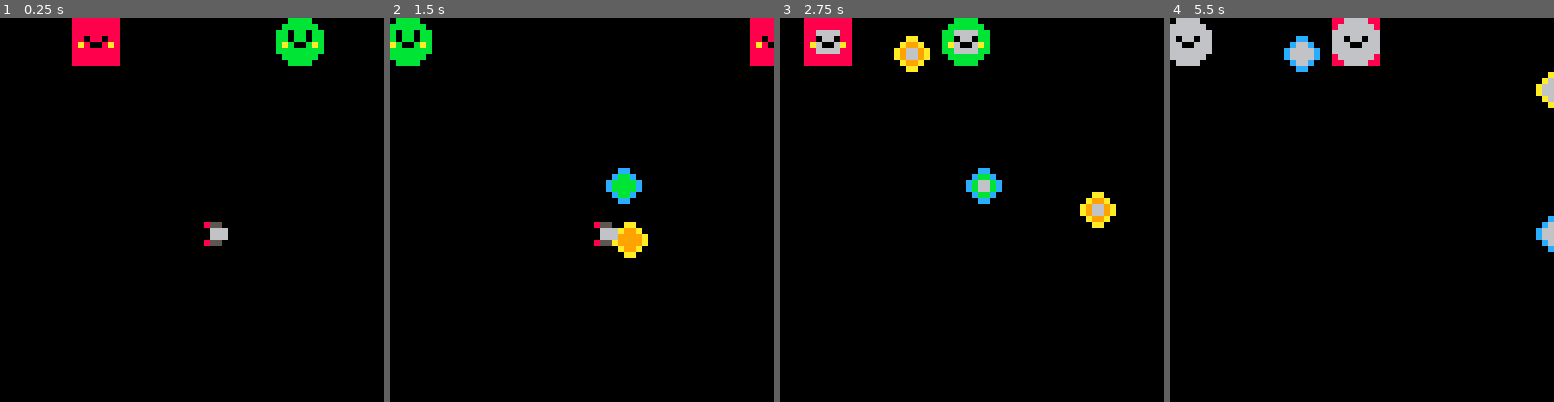
Above: before the commit, frames 1-4 (left to right).
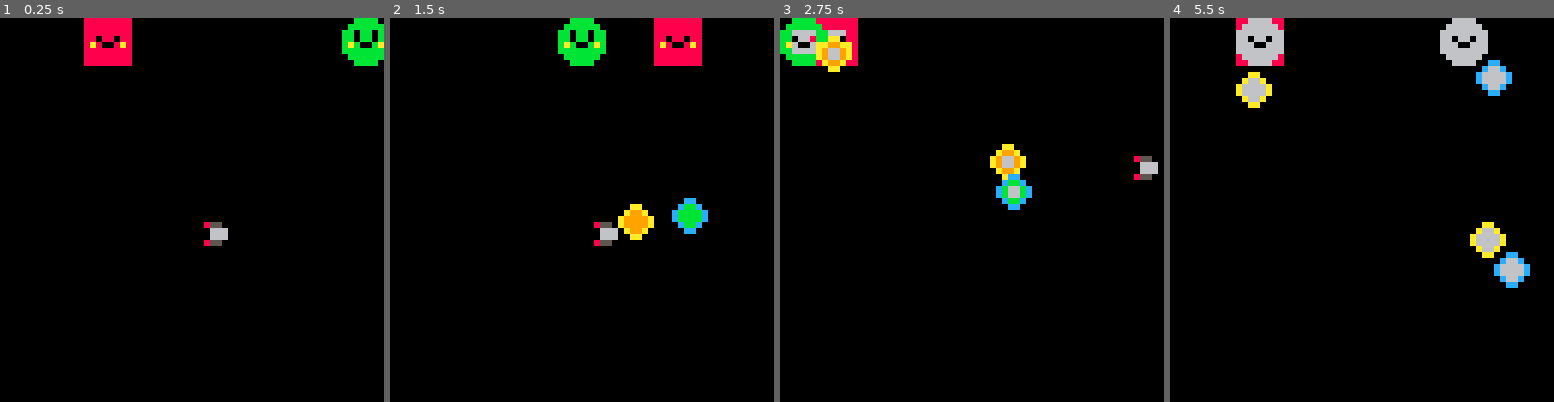
Above: after the commit, the same moments.

Repository: matheusmortatti/LOWREZJAM2020
Game: PICO-8 cartridge template.p8
Two runs of this game, one before a commit and one after it. Both use one fixed random seed, a clock stepped at 60 frames per second and the inputs below.
Inputs:
- Up to frame 1 (0.25 s): no input
- Up to frame 2 (1.5 s): tap X (X key) at 0.33, 1.07 s; tap O (Z key) at 0.7 s
- Up to frame 3 (2.75 s): hold Right 1.6-2.1 s; tap O (Z key) at 1.7, 2.1, 2.5 s; tap X (X key) at 1.85 s; hold Up 2.15-2.42 s; hold Right from 2.47 s (still down)
- Up to frame 4 (5.5 s): tap O (Z key) every 0.4 s from 2.9 to 5.3 s; tap X (X key) at 2.97, 4.08, 5.2 s; release Right at 3.03 s; hold Left 3.08-3.58 s; hold Down 3.63-3.97 s; hold Right 4.02-4.68 s; hold Up 4.73-5.03 s; hold Left from 5.08 s (still down)

The runs differ from the first frame. In frame 1, 3.1% of the frame differs, in the area x 18-100%, y 0-13%; in frame 2, 6.5%; in frame 3, 6.2%; in frame 4, 8.7%, in the area x 0-100%, y 0-71%.

Commit message:
Add wave system

Diff:
--- a/template.p8
+++ b/template.p8
@@ -669,6 +669,19 @@
     p_draw_all()
 
     handle_camera()
+end
+
+-------------------------------
+-- event
+-------------------------------
+
+event = object:extend{
+	origin=nil,
+	call=nil
+}
+
+function event:exec()
+	self.call(self.origin)
 end
 
 -------------------------------
@@ -867,19 +880,65 @@
 function changeable:ignoreoverlay(c, x, y, sx, sy)
 		return c==0
 end
+
+
 -------------------------------
 -- entity: spawner
 -------------------------------
 
 spawner=entity:extend({
-				reloadtime=10,
-    t=0,
-    player=nil
+			wave=1,
+			enemycount=0,
+			friendcount=0
 })
 
 function spawner:init()
-		e_add(enemy{pos=v(0,0), speed=rnd(2), vel=v(1,0), player=p})
-		e_add(friend{pos=v(56,0), speed=rnd(2), vel=v(-1,0), player=p})
+		self:beginwave()
+end
+
+function spawner:update()
+		if self.enemycount==0 then
+				self:nextwave()
+		elseif self.friendcount==0
+				and self.player.level==1 then
+				self:nextwave()
+		end
+end
+
+function spawner:nextwave()
+		self.wave+=1
+		self:beginwave()
+end
+
+function spawner:beginwave()
+		for _,elem in pairs(waves[self.wave]) do
+				e=elem.class:extend(elem.data){}
+				e.player=self.player
+				if e.bullet then
+						if e.bullet.dmg>0 then
+								self.enemycount+=1
+								e.ondestroy=event{
+										origin=self,
+										call=self.enemydestroyed
+								}
+						elseif e.bullet.dmg<0 then
+								self.friendcount+=1
+								e.ondestroy=event{
+										origin=self,
+										call=self.frienddestroyed
+								}
+						end
+				end
+				e_add(e)
+		end
+end
+
+function spawner:frienddestroyed()
+		self.friendcount-=1
+end
+
+function spawner:enemydestroyed()
+		self.enemycount-=1
 end
 
 -------------------------------
@@ -1017,106 +1076,6 @@
 end
 
 -------------------------------
--- entity: npc
--------------------------------
-
-npc=changeable:extend({
-		speed=1,
-				reloadtime=10,
-				reloadthresh=10,
-				randomshotoffset=10,
-
-    hitbox=box(0,0,8,8),
-    sprite=4,
-    vel=v(0,0),
-    t=0,
-    lastshot=0,
-    player=nil,
-
-    sprchange={5,6,7},
-    changetime=180,
-
-    tags={"npc"},
-    collides_with={"player"},
-    health=4
-})
-
-function npc:init()
-  self:become("walking")
-  norm = self.vel:norm()
-  self.vel = norm*self.speed
-end
-
--- This update function will always get called
-function npc:update()
-		if self.pos.x < -8 or self.pos.x > 64
-		or self.pos.y < -8 or self.pos.y > 64 then
-			-- todo: improve this (was only for testing)
-			self.vel *= -1
-		end
-end
-
-function npc:walking()
-		if self.t-self.lastshot > self.reloadtime then
-			self:shoot()
-			self.lastshot = self.t
-			 + rnd(self.reloadthresh)
-			 --note: with or without random?
-		end
-end
-
-function npc:shoot()
-		direction = (self.player.pos
-															-self.pos
-															+v(
-																rnd(self.randomshotoffset),
-																rnd(self.randomshotoffset)))
-															:norm()
-
-		blt = self:getbullet()
-
-		e_add(blt{
-    pos=v(self.pos.x, self.pos.y),
-    vel=direction,
-    origin=self,
-    currchange=self:getcurrchange()})
-end
-
-function npc:getbullet()
-	return bullet
-end
-
-function npc:getcurrchange()
-			return min(1, self.t/self.changetime)
-end
-
-function npc:take_hit(dmg)
-  self.health-=dmg
-
-    if(self.health <= 0) then
-      self.done = true
-      explode(
-        self.pos.x, self.pos.y,
-        self.hitbox.xr-self.hitbox.xl,
-        self.hitbox.yb-self.hitbox.yt)
-    end
-end
-
-function npc:ignorebase(c, x, y, sx, sy)
-		return c==0
-end
-
-function npc:ignoreoverlay(c, x, y, sx, sy)
-		dist = v(self.player.pos.x - x,
-											self.player.pos.y - y)
-											:len()
-
-		return dist <= self.player.visionradius
-									or c==0
-end
-
-
--------------------------------
 -- entity: bullet
 -------------------------------
 
@@ -1183,32 +1142,6 @@
 end
 
 -------------------------------
--- entity: enemy
--------------------------------
-
-enemy=npc:extend({
-    sprite=4
-})
-
-function enemy:getbullet()
-		return enemybullet
-end
-
--------------------------------
--- entity: friend
--------------------------------
-
-friend=npc:extend({
-    sprite=11,
-    randomshotoffset=25
-})
-
-
-function friend:getbullet()
-		return friendbullet
-end
-
--------------------------------
 -- entity: enemy bullet
 -------------------------------
 
@@ -1305,45 +1238,212 @@
 end
 
 -------------------------------
+-- entity: npc
+-------------------------------
+
+npc=changeable:extend({
+		speed=1,
+				reloadtime=10,
+				reloadthresh=10,
+				randomshotoffset=10,
+
+    hitbox=box(0,0,8,8),
+    sprite=4,
+    bullet=bullet,
+    vel=v(0,0),
+    t=0,
+    lastshot=0,
+    player=nil,
+
+    sprchange={5,6,7},
+    changetime=180,
+
+    tags={"npc"},
+    collides_with={"player"},
+    health=4,
+
+    ondestroy=nil
+})
+
+function npc:init()
+  self:become("walking")
+  norm = self.vel:norm()
+  self.vel = norm*self.speed
+end
+
+-- This update function will always get called
+function npc:update()
+		if self.pos.x < -8 or self.pos.x > 64
+		or self.pos.y < -8 or self.pos.y > 64 then
+			-- todo: improve this (was only for testing)
+			self.vel *= -1
+		end
+end
+
+function npc:walking()
+		if self.t-self.lastshot > self.reloadtime then
+			self:shoot()
+			self.lastshot = self.t
+			 + rnd(self.reloadthresh)
+			 --note: with or without random?
+		end
+end
+
+function npc:shoot()
+		direction = (self.player.pos
+															-self.pos
+															+v(
+																rnd(self.randomshotoffset),
+																rnd(self.randomshotoffset)))
+															:norm()
+
+		e_add(self.bullet{
+    pos=v(self.pos.x, self.pos.y),
+    vel=direction,
+    origin=self,
+    currchange=self:getcurrchange()})
+end
+
+function npc:getcurrchange()
+			return min(1, self.t/self.changetime)
+end
+
+function npc:take_hit(dmg)
+  self.health-=dmg
+  if(self.health <= 0) then
+    self.done = true
+    if self.ondestroy then
+     	self.ondestroy:exec()
+    end
+    explode(
+      self.pos.x, self.pos.y,
+      self.hitbox.xr-self.hitbox.xl,
+      self.hitbox.yb-self.hitbox.yt)
+   end
+end
+
+function npc:ignorebase(c, x, y, sx, sy)
+		return c==0
+end
+
+function npc:ignoreoverlay(c, x, y, sx, sy)
+		dist = v(self.player.pos.x - x,
+											self.player.pos.y - y)
+											:len()
+
+		return dist <= self.player.visionradius
+									or c==0
+end
+
+
+-------------------------------
+-- entity: enemy
+-------------------------------
+
+enemy=npc:extend({
+    sprite=4,
+    bullet=enemybullet
+})
+
+-------------------------------
+-- entity: friend
+-------------------------------
+
+friend=npc:extend({
+    sprite=11,
+    randomshotoffset=25,
+    bullet=friendbullet
+})
+
+-------------------------------
 -- data: playerlevel
 -------------------------------
-
-playerlevel = {
-				{
+playerlevel=object:extend({
+					size=1,
+					maxspeed=1
+})
+
+playerlevel={
+				playerlevel{
 					sprite=13,
 					hitbox=box(3,3,4,4),
 					bullet=nullbullet,
-					size=1,
 					maxspeed=2
 				},
-				{
+				playerlevel{
 					sprite=2,
 					hitbox=box(2,2,5,5),
 					bullet=smallbullet,
-					size=1,
-					maxspeed=1
 				},
-				{
+				playerlevel{
 					sprite=14,
 					hitbox=box(1,1,6,6),
 					bullet=bullet,
-					size=1,
-					maxspeed=1
 				},
-				{
+				playerlevel{
 					sprite=15,
 					hitbox=box(0,0,7,7),
 					bullet=largebullet,
-					size=1,
-					maxspeed=1
 				},
-				{
+				playerlevel{
 					sprite=16,
 					hitbox=box(0,0,10,10),
 					bullet=gigabullet,
-					size=2,
-					maxspeed=1
+					size=2
 				},
+}
+
+-------------------------------
+-- data: waves
+-------------------------------
+
+waves={
+		{
+		-- wave 1
+				{
+						class=enemy,
+						data={
+								pos=v(0,0),
+								speed=rnd(2),
+								vel=v(1,0)
+						}
+				},
+				{
+						class=friend,
+						data={
+								pos=v(screen_size,0),
+								speed=rnd(2),
+								vel=v(-1,0)
+						}
+				}
+		},
+		{
+		-- wave 2
+				{
+						class=enemy,
+						data={
+								pos=v(0,0),
+								speed=rnd(2),
+								vel=v(1,0)
+						}
+				},
+				{
+						class=enemy,
+						data={
+								pos=v(0,0),
+								speed=rnd(2),
+								vel=v(1,0)
+						}
+				},
+				{
+						class=friend,
+						data={
+								pos=v(screen_size,0),
+								speed=rnd(2),
+								vel=v(-1,0)
+						}
+				}
+		}
 }
 __gfx__
 000000000000000000000000000000008888888800000000006666006666666600000000000000000000000000bbbb0000000000000000000000000085550000
